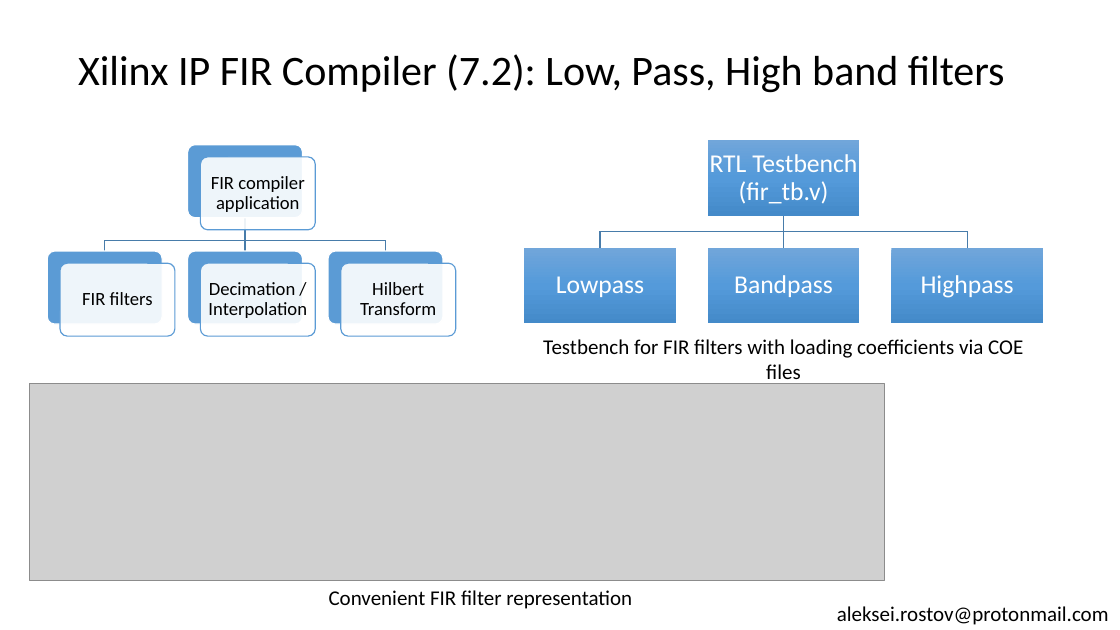
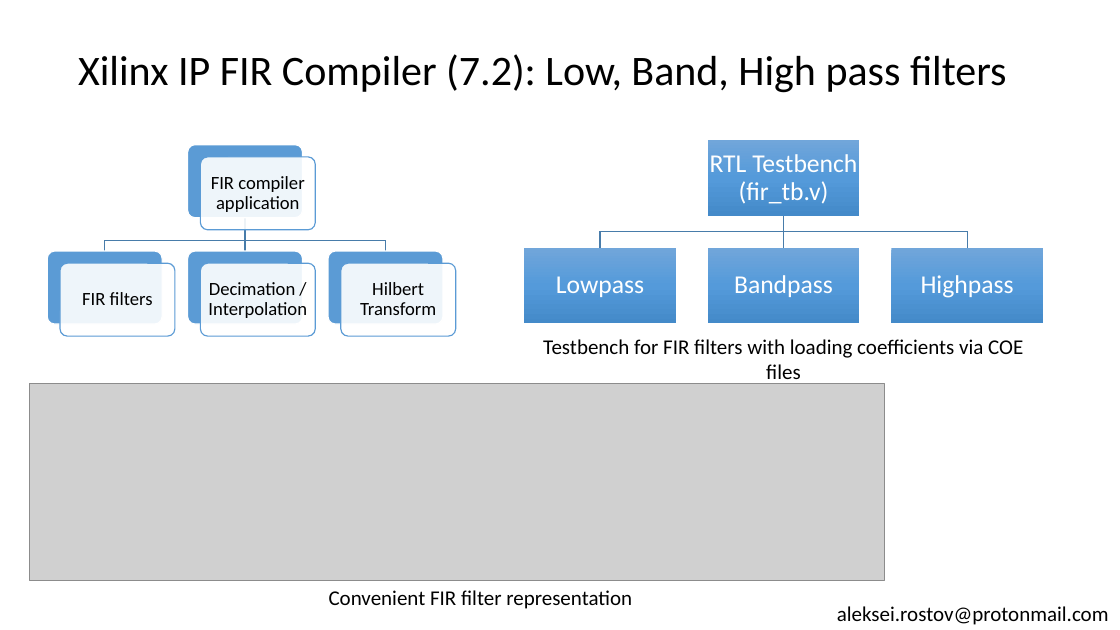
Before and after one commit to farbius/dsp_xilinx_ip, a slide deck: slide 4 of presentation/Xilinx IP cores for Digital Signal Processing.pptx. Drawn at 1120x630 pixels with LibreOffice and Linux fonts; fonts in the diff are those of the drawing; grey boxes stand for pictures. Boxes give left, top, right and bottom in pixels: in the first picture for what was removed or moved away, otherwise in the second. Text is boxed around its words. In the diff, an @@ line names an element or a change of style, - is before the commit and + after.

```diff
--- a/presentation/Xilinx IP cores for Digital Signal Processing.pptx
+++ b/presentation/Xilinx IP cores for Digital Signal Processing.pptx
@@ title at box(78, 54, 1007, 93): text changed @@
-Xilinx IP FIR Compiler (7.2): Low, Pass, High band filters
+Xilinx IP FIR Compiler (7.2): Low, Band, High pass filters
```
Also in this commit, not shown: 1 other slide changed, 10 other files.
